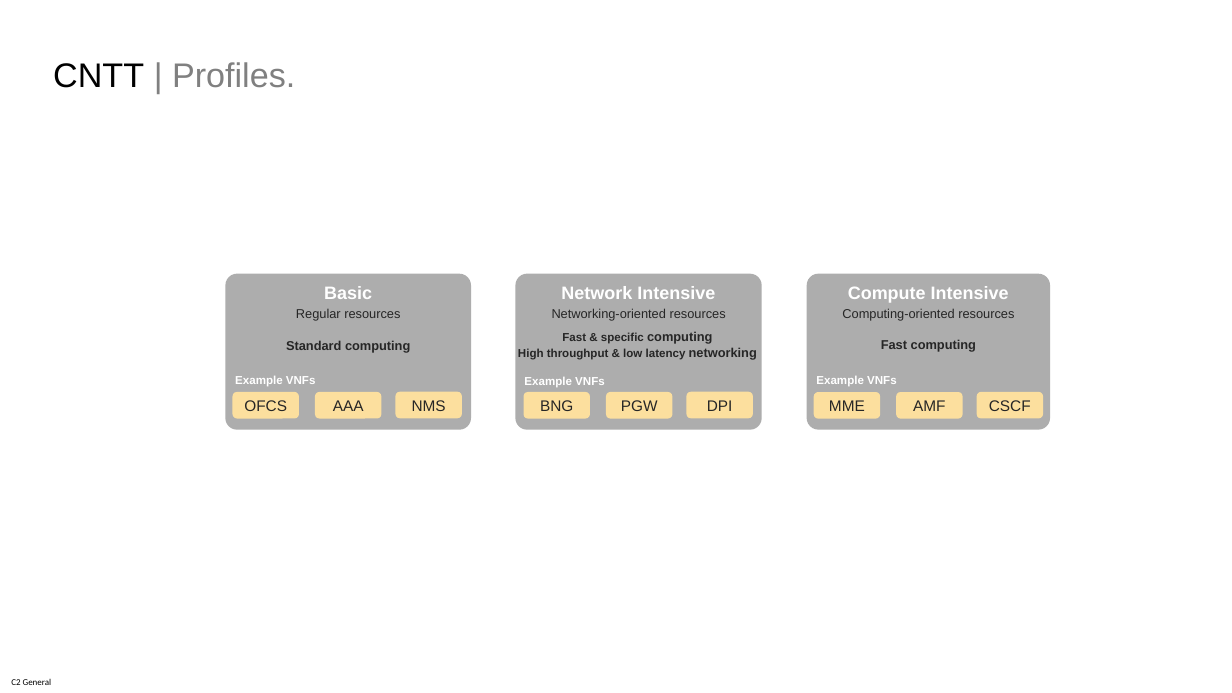
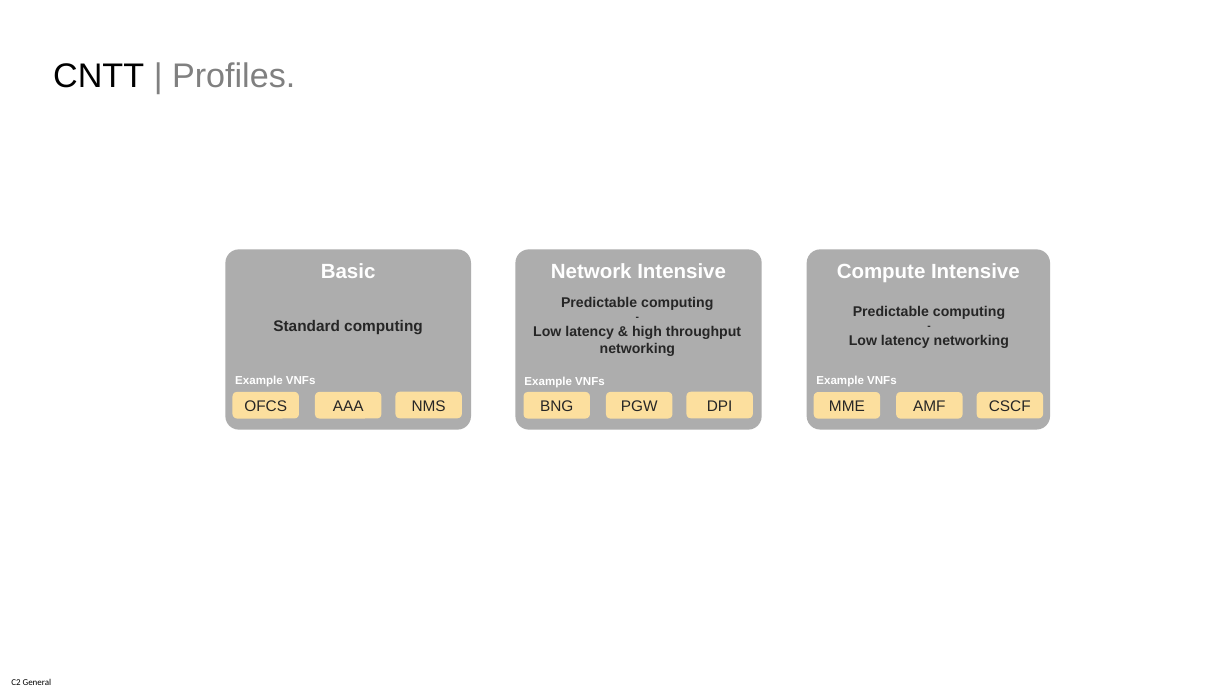
Before and after one commit to anuket-project/anuket-specifications, a slide deck: slide 4 of artefacts/CNTT_diagrams.pptx. Drawn at 1232x693 pixels with LibreOffice and Linux fonts; fonts in the diff are those of the drawing. Boxes give left, top, right and bottom in pixels: in the first picture for what was removed or moved away, otherwise in the second. Text is boxed around its words. In the diff, an @@ line names an element or a change of style, - is before the commit and + after.

```diff
--- a/artefacts/CNTT_diagrams.pptx
+++ b/artefacts/CNTT_diagrams.pptx
@@ rounded rectangle "Basic": place and size @@
-rounded rectangle "Basic" at [226,274,471,430]
+rounded rectangle "Basic" at [226,250,471,430]
@@ rounded rectangle "Network Intensive": place and size @@
-rounded rectangle "Network Intensive" at [516,274,762,430]
+rounded rectangle "Network Intensive" at [516,250,762,430]
@@ size 14 to 16 pt in 3 elements at [516,250,762,430], [226,250,471,430], [807,250,1050,430] @@
@@ rounded rectangle "Compute Intensive": place and size @@
-rounded rectangle "Compute Intensive" at [807,274,1050,430]
+rounded rectangle "Compute Intensive" at [807,250,1050,430]
@@ text at [533,297,741,356]: text changed; size 9 to 11 pt @@
-Fast & specific computing
-High throughput & low latency networking
+Predictable computing
+-
+Low latency & high throughput networking
@@ text "Standard computing": place and size @@
-text "Standard computing" at [286,340,410,353]
+text "Standard computing" at [273,320,423,334]
@@ text "Standard computing" at [273,320,423,334]: size 10 to 12 pt @@
@@ text removed at [296,309,400,321] @@
-Regular resources
@@ text removed at [552,308,726,321] @@
-Networking-oriented resources
@@ text removed at [842,308,1014,321] @@
-Computing-oriented resources
@@ text at [849,306,1009,348]: text changed; size 10 to 11 pt @@
-Fast computing
+Predictable computing
+-
+Low latency networking
```
